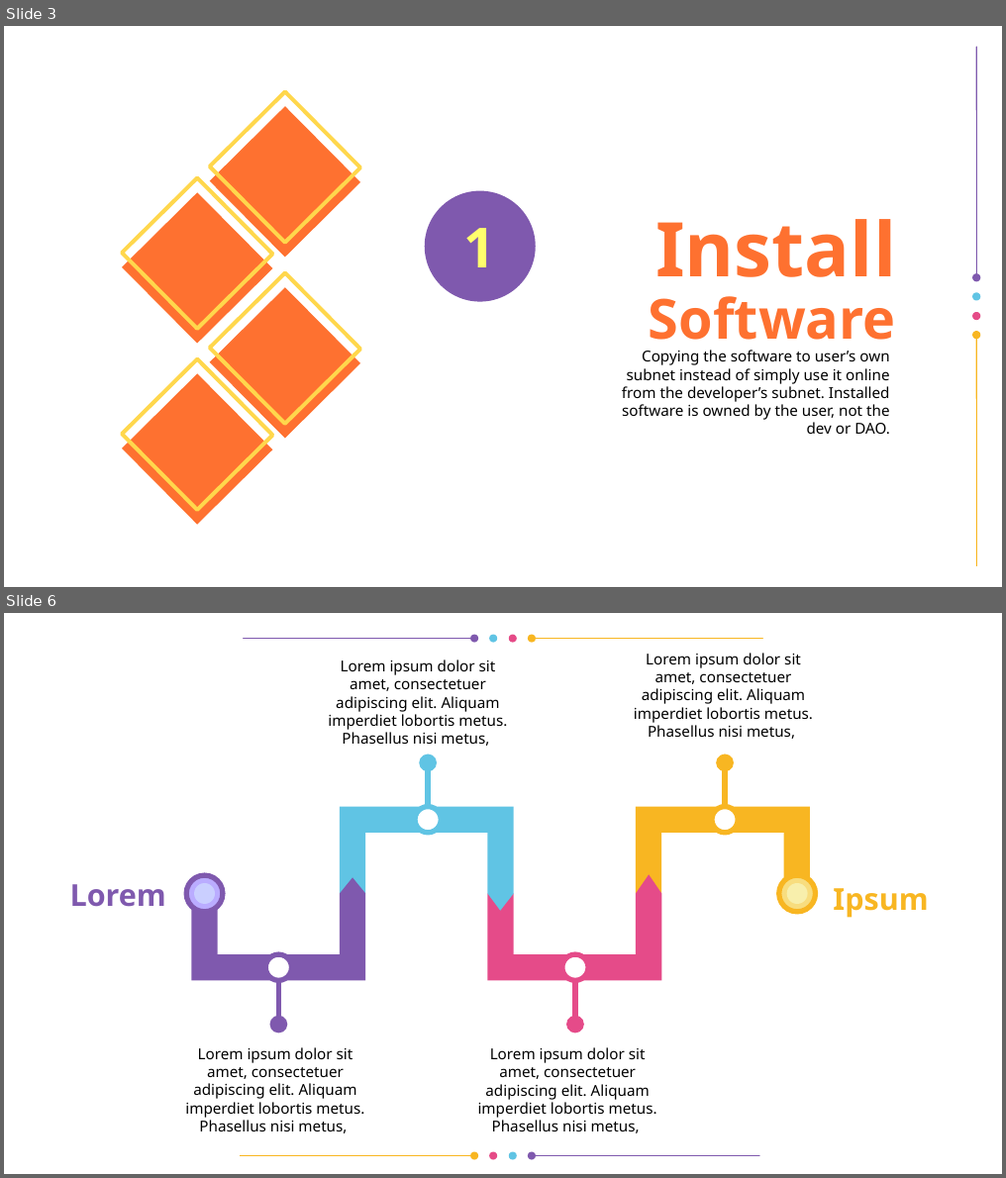
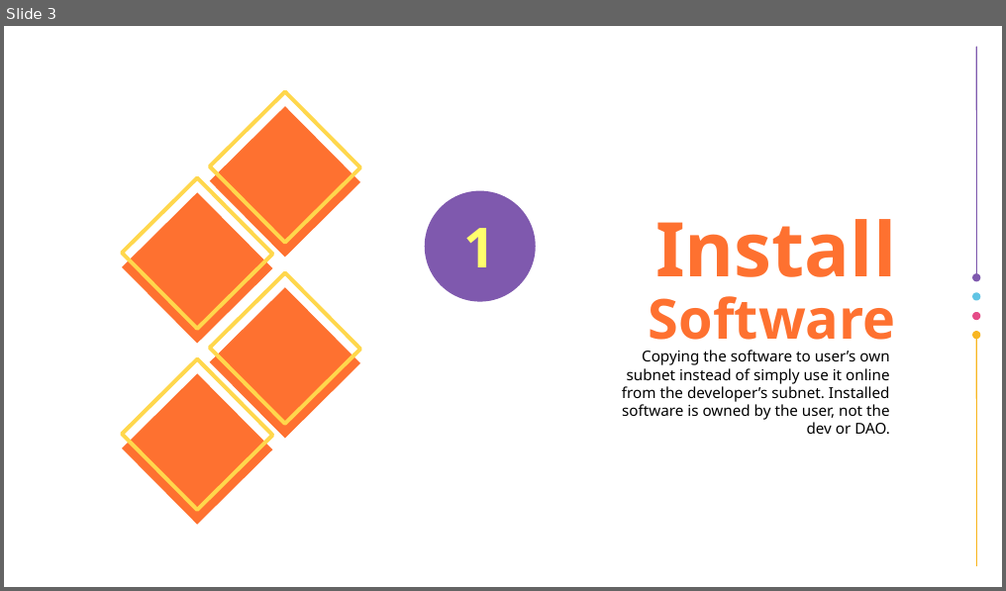
Before and after one commit to vporton/icp-package-manager, a slide deck: docs/presentation.odp. Shown one above the other, each under a label of ours: slides 3 and 6 before the commit, slide 3 after it; the slides between them are not shown. The pictures are 1006x1178 and 1006x591 pixels, drawn with LibreOffice and Linux fonts; fonts in the diff are those of the drawing; background and template pictures are left out. Boxes give left, top, right and bottom in pixels: in the first picture for what was removed or moved away, otherwise in the second. Text is boxed around its words. In the diff, an @@ line names an element or a change of style, - is before the commit and + after.

```diff
--- a/docs/presentation.odp
+++ b/docs/presentation.odp
@@ slide 6 removed at (x1=4, y1=613, x2=1002, y2=1174), background #FFFFFF @@
@@ group removed at (x1=243, y1=635, x2=763, y2=643): 6 freeform shapes @@
@@ title removed at (x1=328, y1=660, x2=507, y2=746) @@
-Lorem ipsum dolor sit amet, consectetuer adipiscing elit. Aliquam imperdiet lobortis metus. Phasellus nisi metus,
@@ title removed at (x1=634, y1=653, x2=813, y2=739) @@
-Lorem ipsum dolor sit amet, consectetuer adipiscing elit. Aliquam imperdiet lobortis metus. Phasellus nisi metus,
@@ group removed at (x1=415, y1=757, x2=442, y2=833): 5 freeform shapes @@
@@ group removed at (x1=712, y1=757, x2=739, y2=833): 5 freeform shapes @@
@@ freeform shape removed at (x1=340, y1=807, x2=514, y2=911) @@
@@ freeform shape removed at (x1=636, y1=807, x2=810, y2=894) @@
@@ freeform shape removed at (x1=186, y1=875, x2=222, y2=912) @@
@@ freeform shape removed at (x1=186, y1=875, x2=222, y2=912) @@
@@ freeform shape removed at (x1=191, y1=877, x2=365, y2=980) @@
@@ freeform shape removed at (x1=487, y1=874, x2=661, y2=980) @@
@@ freeform shape removed at (x1=779, y1=875, x2=816, y2=912) @@
@@ freeform shape removed at (x1=779, y1=875, x2=816, y2=912) @@
@@ text removed at (x1=70, y1=884, x2=166, y2=907) @@
-Lorem
@@ freeform shape removed at (x1=194, y1=883, x2=215, y2=905) @@
@@ freeform shape removed at (x1=787, y1=883, x2=808, y2=905) @@
@@ text removed at (x1=833, y1=888, x2=928, y2=918) @@
-Ipsum
@@ group removed at (x1=265, y1=955, x2=292, y2=1032): 5 freeform shapes @@
@@ group removed at (x1=562, y1=955, x2=589, y2=1032): 5 freeform shapes @@
@@ title removed at (x1=185, y1=1048, x2=364, y2=1134) @@
-Lorem ipsum dolor sit amet, consectetuer adipiscing elit. Aliquam imperdiet lobortis metus. Phasellus nisi metus,
@@ title removed at (x1=478, y1=1048, x2=657, y2=1134) @@
-Lorem ipsum dolor sit amet, consectetuer adipiscing elit. Aliquam imperdiet lobortis metus. Phasellus nisi metus,
@@ group removed at (x1=241, y1=1153, x2=759, y2=1160): 6 freeform shapes @@
```
Also in this commit, not shown: 2 slides changed, 7 slides added, 9 other slides removed, 1 other file.
